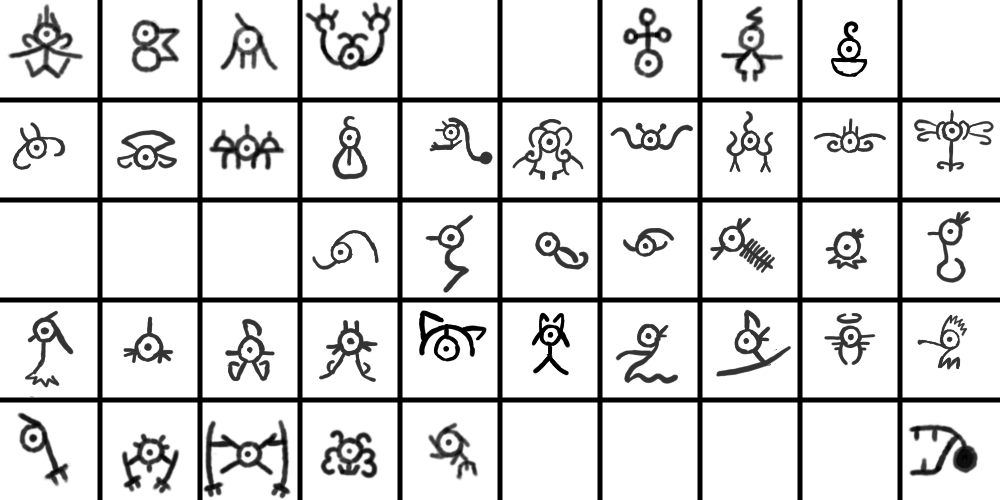
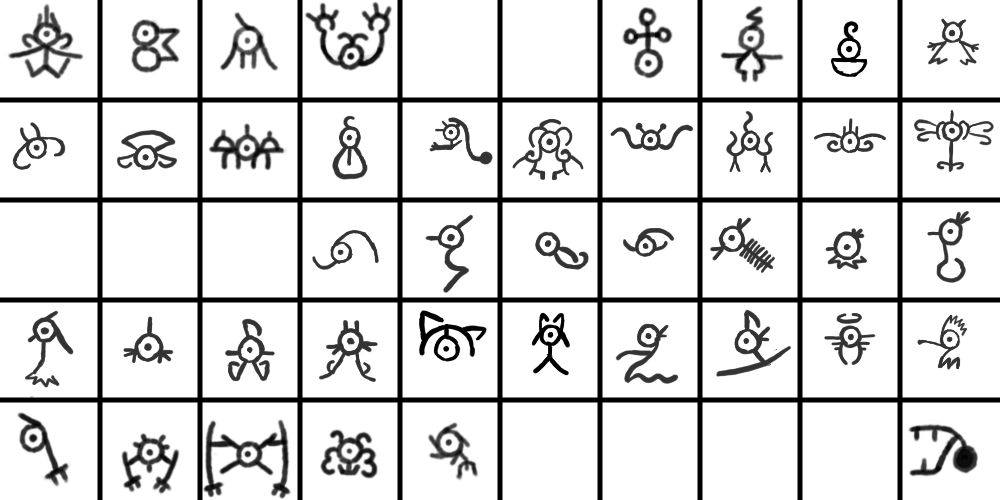
Layer changes from the first (1000, 500) image to the second:
painted on "Paint Layer 1" over (927, 18, 979, 66)
